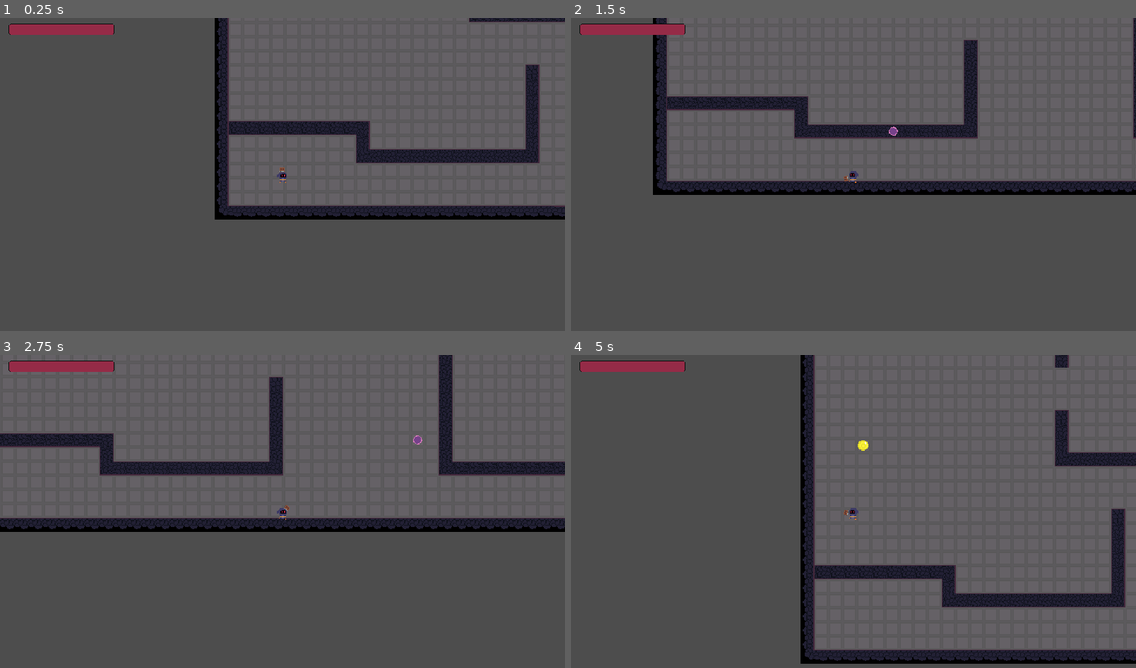
Above: before the commit, frames 1-4 (two rows, left to right).
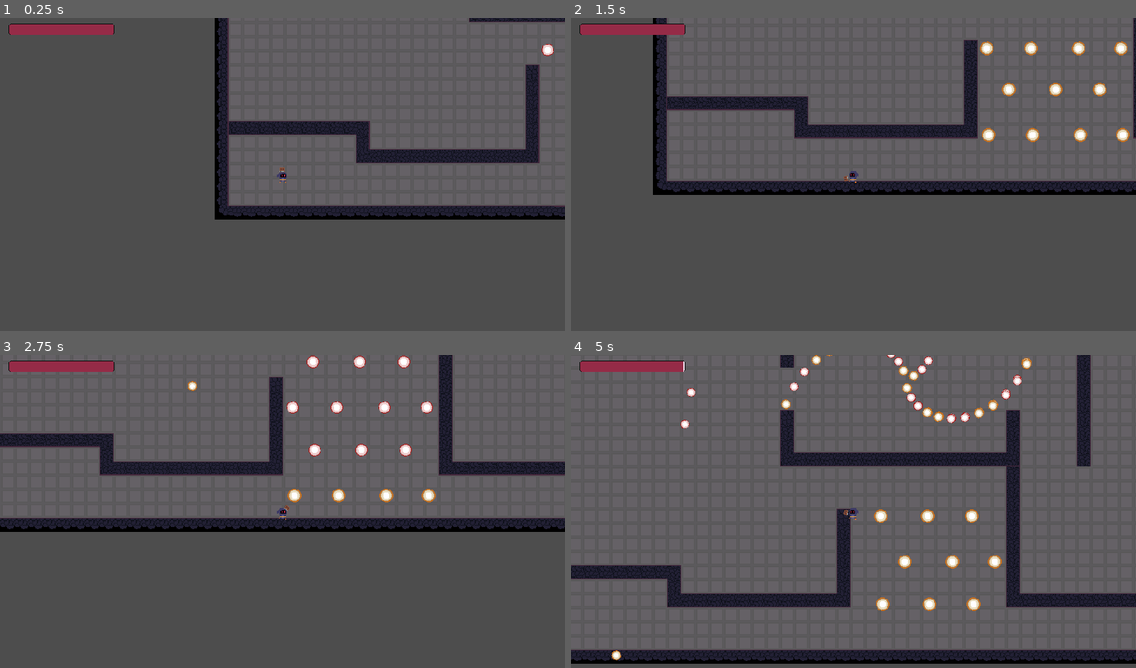
Above: after the commit, the same moments.

Repository: Arssin/Bullet_Hell_Jam
Game: Godot game, scene res://scenes/Level8.tscn
The game is run twice, just before and just after one commit, with the same random seed, the same clock (stepped at 60 frames per second) and the same inputs. This scene is started directly instead of the project's main scene.
Inputs (mouse positions are in pixels of both pictures, inside the frame that each line leads up to):
- Up to frame 1 (0.25 s): no input
- Up to frame 2 (1.5 s): move the mouse to (977, 161) at 0.52 s; hold D (move_right) 0.53-1.28 s; click (977, 161) at 0.6 s; move the mouse to (740, 193) at 1.27 s; hold S (move_down) from 1.28 s (still down); tap Space (dash) at 1.35 s
- Up to frame 3 (2.75 s): move the mouse to (339, 442) at 2.02 s; release S (move_down) at 2.03 s; hold D (move_right) from 2.03 s (still down); tap E (player_action) at 2.1 s
- Up to frame 4 (5 s): move the mouse to (825, 577) at 2.77 s; release D (move_right) at 2.78 s; hold W (move_up) 2.78-3.53 s; click (825, 577) at 2.85 s; move the mouse to (1023, 561) at 3.52 s; hold Left (move_left) from 3.53 s (still down); tap Space (dash) at 3.6 s; move the mouse to (684, 464) at 4.27 s; tap E (player_action) at 4.35 s

The runs differ from the first frame. In frame 1, less than 0.1% of the frame differs, in the area x 95-98%, y 8-13%; in frame 2, 0.9%; in frame 3, 1.1%; in frame 4, 36%, in the area x 0-100%, y 0-99%.

Commit message:
lvl 8 attacks

Diff:
--- a/scenes/Level8.tscn
+++ b/scenes/Level8.tscn
@@ -1,34 +1,251 @@
-[gd_scene load_steps=7 format=3 uid="uid://dgsi08p7qgqjs"]
+[gd_scene load_steps=24 format=3 uid="uid://dgsi08p7qgqjs"]
 
 [ext_resource type="PackedScene" uid="uid://df3rvcxvib2rc" path="res://scenes/map_creator.tscn" id="1_3pxwr"]
 [ext_resource type="Texture2D" uid="uid://12drxmspdss7" path="res://assets/tiles2.png" id="2_c3nwa"]
 [ext_resource type="PackedScene" uid="uid://dw3ba06ksdfaf" path="res://scenes/coin.tscn" id="3_m4swb"]
 [ext_resource type="PackedScene" uid="uid://bwofc6vedhbhe" path="res://scenes/player.tscn" id="4_h5188"]
+[ext_resource type="Script" path="res://addons/BulletUpHell/Nodes/BuHBulletProperties.gd" id="5_ftrch"]
+[ext_resource type="Script" path="res://addons/BulletUpHell/Bullet/BulletProps.gd" id="6_wswx6"]
+[ext_resource type="Script" path="res://addons/BulletUpHell/Nodes/BuHPattern.gd" id="7_srxp2"]
+[ext_resource type="Script" path="res://addons/BulletUpHell/SpawnPatterns/PatternOne.gd" id="8_1tuvx"]
+[ext_resource type="Script" path="res://addons/BulletUpHell/Nodes/BuHSpawnPoint.gd" id="9_mkk5r"]
 
 [sub_resource type="TileSetAtlasSource" id="TileSetAtlasSource_eqvpm"]
 texture = ExtResource("2_c3nwa")
 0:0/0 = 0
 0:0/0/physics_layer_0/linear_velocity = Vector2(0, 0)
 0:0/0/physics_layer_0/angular_velocity = 0.0
+0:0/0/physics_layer_0/polygon_0/points = PackedVector2Array(-8, -8, 8, -8, 8, 8, -8, 8)
 1:0/0 = 0
 1:0/0/physics_layer_0/linear_velocity = Vector2(0, 0)
 1:0/0/physics_layer_0/angular_velocity = 0.0
+1:0/0/physics_layer_0/polygon_0/points = PackedVector2Array(-8, -8, 8, -8, 8, 8, -8, 8)
 0:1/0 = 0
 0:1/0/physics_layer_0/linear_velocity = Vector2(0, 0)
 0:1/0/physics_layer_0/angular_velocity = 0.0
+0:1/0/physics_layer_0/polygon_0/points = PackedVector2Array(-8, -8, 8, -8, 8, 8, -8, 8)
 1:1/0 = 0
 1:1/0/physics_layer_0/linear_velocity = Vector2(0, 0)
 1:1/0/physics_layer_0/angular_velocity = 0.0
+1:1/0/physics_layer_0/polygon_0/points = PackedVector2Array(-8, -8, 8, -8, 8, 8, -8, 8)
 1:2/0 = 0
 1:2/0/physics_layer_0/linear_velocity = Vector2(0, 0)
 1:2/0/physics_layer_0/angular_velocity = 0.0
+1:2/0/physics_layer_0/polygon_0/points = PackedVector2Array(-8, -8, 8, -8, 8, 8, -8, 8)
 1:3/0 = 0
 1:3/0/physics_layer_0/linear_velocity = Vector2(0, 0)
 1:3/0/physics_layer_0/angular_velocity = 0.0
+1:3/0/physics_layer_0/polygon_0/points = PackedVector2Array(-8, -8, 8, -8, 8, 8, -8, 8)
 
 [sub_resource type="TileSet" id="TileSet_q2nep"]
 physics_layer_0/collision_layer = 1
 sources/2 = SubResource("TileSetAtlasSource_eqvpm")
+
+[sub_resource type="Curve2D" id="Curve2D_eitdi"]
+
+[sub_resource type="Curve" id="Curve_5unho"]
+
+[sub_resource type="Curve" id="Curve_jktfo"]
+
+[sub_resource type="PackedDataContainer" id="PackedDataContainer_l83de"]
+script = ExtResource("6_wswx6")
+anim_more = Array[Resource("res://addons/BulletUpHell/Bullet/animStates.gd")]([])
+damage = 1.0
+speed = 100.0
+scale = 0.7
+angle = 1.5504
+groups = PackedStringArray()
+spec_bounces = 0
+spec_no_collision = false
+spec_modulate_loop = 0.0
+spec_trail_length = 0.0
+spec_trail_width = 0.0
+spec_trail_modulate = Color(1, 1, 1, 1)
+spec_rotating_speed = 0.0
+death_after_time = 30.0
+death_outside_box = Rect2(0, 0, 0, 0)
+death_from_collision = true
+a_direction_equation = ""
+a_curve_movement = 0
+a_speed_multiplier = SubResource("Curve_5unho")
+a_speed_multi_iterations = 0
+a_speed_multi_scale = 0.0
+trigger_container = ""
+trigger_wait_for_shot = true
+homing_type = 0
+homing_target = NodePath("")
+homing_steer = 0.0
+homing_time_start = 0.0
+homing_duration = 999.0
+scale_multi_iterations = 0
+scale_multiplier = SubResource("Curve_jktfo")
+scale_multi_scale = 1.0
+r_randomisation_chances = 1.0
+r_speed_choice = PackedFloat32Array()
+r_speed_variation = Vector3(0, 0, 0)
+r_scale_choice = PackedFloat32Array()
+r_scale_variation = Vector3(0, 0, 0)
+r_angle_choice = PackedFloat32Array()
+r_angle_variation = Vector3(0, 0, 0)
+r_group_choice = []
+r_bounce_choice = PackedInt32Array()
+r_bounce_variation = Vector3(0, 0, 0)
+r_no_coll_chances = 0.0
+r_modulate_variation = Vector3(0, 0, 0)
+r_trail_length_variation = Vector3(0, 0, 0)
+r_trail_color_variation = Vector3(0, 0, 0)
+r_rotating_variation = Vector3(0, 0, 0)
+r_death_after_choice = PackedFloat32Array()
+r_death_after_variation = Vector3(0, 0, 0)
+r_death_outside_chances = 0.0
+r_dir_equation_choice = PackedStringArray()
+r_curve_choice = []
+r_speed_multi_curve_choice = []
+r_speed_multi_iter_variation = Vector3(0, 0, 0)
+r_speed_multi_scale_variation = Vector3(0, 0, 0)
+r_trigger_choice = PackedStringArray()
+r_wait_for_shot_chances = 0.0
+r_homing_target_choice = []
+r_special_target_choice = PackedStringArray()
+r_group_target_choice = PackedStringArray()
+r_pos_target_choice = PackedVector2Array()
+r_steer_choice = PackedFloat32Array()
+r_steer_variation = Vector3(0, 0, 0)
+r_homing_delay_choice = PackedFloat32Array()
+r_homing_delay_variation = Vector3(0, 0, 0)
+r_homing_dur_choice = PackedFloat32Array()
+r_homing_dur_variation = Vector3(0, 0, 0)
+r_scale_multi_curve_choice = []
+r_scale_multi_iter_variation = Vector3(0, 0, 0)
+r_scale_multi_scale_variation = Vector3(0, 0, 0)
+
+[sub_resource type="Curve2D" id="Curve2D_r4jwo"]
+
+[sub_resource type="NavigationPolygon" id="NavigationPolygon_xmymt"]
+resource_name = "PatternOne"
+source_geometry_group_name = &"navigation_polygon_source_group"
+script = ExtResource("8_1tuvx")
+bullet = "10"
+nbr = 1
+iterations = -1
+pattern_angle = 0.0
+pattern_angle_target = NodePath("")
+pattern_angle_mouse = false
+forced_angle = 0.0
+forced_target = NodePath("")
+forced_lookat_mouse = false
+forced_pattern_lookat = true
+cooldown_stasis = false
+cooldown_spawn = 1.0
+cooldown_shoot = 0.0
+cooldown_next_spawn = 0.0
+cooldown_next_shoot = 0.0
+wait_tween_momentum = 0
+wait_tween_length = 0.0
+wait_tween_time = 0.0
+
+[sub_resource type="Curve2D" id="Curve2D_52mhw"]
+
+[sub_resource type="Curve" id="Curve_poimu"]
+
+[sub_resource type="Curve" id="Curve_uroc0"]
+
+[sub_resource type="PackedDataContainer" id="PackedDataContainer_oxhfd"]
+script = ExtResource("6_wswx6")
+anim_more = Array[Resource("res://addons/BulletUpHell/Bullet/animStates.gd")]([])
+damage = 1.0
+speed = 100.0
+scale = 0.5
+angle = 0.0
+groups = PackedStringArray()
+spec_bounces = 0
+spec_no_collision = false
+spec_modulate_loop = 0.0
+spec_trail_length = 0.0
+spec_trail_width = 0.0
+spec_trail_modulate = Color(1, 1, 1, 1)
+spec_rotating_speed = 0.0
+death_after_time = 30.0
+death_outside_box = Rect2(0, 0, 0, 0)
+death_from_collision = true
+a_direction_equation = ""
+a_curve_movement = 0
+a_speed_multiplier = SubResource("Curve_poimu")
+a_speed_multi_iterations = 0
+a_speed_multi_scale = 0.0
+trigger_container = ""
+trigger_wait_for_shot = true
+homing_type = 0
+homing_target = NodePath("")
+homing_steer = 0.0
+homing_time_start = 0.0
+homing_duration = 999.0
+scale_multi_iterations = 0
+scale_multiplier = SubResource("Curve_uroc0")
+scale_multi_scale = 1.0
+r_randomisation_chances = 1.0
+r_speed_choice = PackedFloat32Array()
+r_speed_variation = Vector3(0, 0, 0)
+r_scale_choice = PackedFloat32Array()
+r_scale_variation = Vector3(0, 0, 0)
+r_angle_choice = PackedFloat32Array()
+r_angle_variation = Vector3(0, 0, 0)
+r_group_choice = []
+r_bounce_choice = PackedInt32Array()
+r_bounce_variation = Vector3(0, 0, 0)
+r_no_coll_chances = 0.0
+r_modulate_variation = Vector3(0, 0, 0)
+r_trail_length_variation = Vector3(0, 0, 0)
+r_trail_color_variation = Vector3(0, 0, 0)
+r_rotating_variation = Vector3(0, 0, 0)
+r_death_after_choice = PackedFloat32Array()
+r_death_after_variation = Vector3(0, 0, 0)
+r_death_outside_chances = 0.0
+r_dir_equation_choice = PackedStringArray()
+r_curve_choice = []
+r_speed_multi_curve_choice = []
+r_speed_multi_iter_variation = Vector3(0, 0, 0)
+r_speed_multi_scale_variation = Vector3(0, 0, 0)
+r_trigger_choice = PackedStringArray()
+r_wait_for_shot_chances = 0.0
+r_homing_target_choice = []
+r_special_target_choice = PackedStringArray()
+r_group_target_choice = PackedStringArray()
+r_pos_target_choice = PackedVector2Array()
+r_steer_choice = PackedFloat32Array()
+r_steer_variation = Vector3(0, 0, 0)
+r_homing_delay_choice = PackedFloat32Array()
+r_homing_delay_variation = Vector3(0, 0, 0)
+r_homing_dur_choice = PackedFloat32Array()
+r_homing_dur_variation = Vector3(0, 0, 0)
+r_scale_multi_curve_choice = []
+r_scale_multi_iter_variation = Vector3(0, 0, 0)
+r_scale_multi_scale_variation = Vector3(0, 0, 0)
+
+[sub_resource type="Curve2D" id="Curve2D_gn47r"]
+
+[sub_resource type="NavigationPolygon" id="NavigationPolygon_r4brn"]
+resource_name = "PatternOne"
+source_geometry_group_name = &"navigation_polygon_source_group"
+script = ExtResource("8_1tuvx")
+bullet = "11"
+nbr = 10
+iterations = -1
+pattern_angle = 0.0
+pattern_angle_target = NodePath("")
+pattern_angle_mouse = false
+forced_angle = 0.0
+forced_target = NodePath("")
+forced_lookat_mouse = false
+forced_pattern_lookat = true
+cooldown_stasis = false
+cooldown_spawn = 0.1
+cooldown_shoot = 0.0
+cooldown_next_spawn = 0.0
+cooldown_next_shoot = 0.0
+wait_tween_momentum = 0
+wait_tween_length = 0.0
+wait_tween_time = 0.0
 
 [node name="Level8" type="Node2D"]
 
@@ -39,19 +256,204 @@
 z_index = 1
 tile_set = SubResource("TileSet_q2nep")
 format = 2
-layer_0/tile_data = PackedInt32Array(1900552, 65538, 1610612 …(2666 unchanged characters)… 5538, 1610612737, 2031668, 2, 1610612737)
+layer_0/tile_data = PackedInt32Array(1900552, 65538, 1610612 …(2666 unchanged characters)… 5538, 1610612737, 2031668, 2, 1610612737, 196624, 65538, 1, 262160, 65538, 1, 327696, 65538, 1, 393232, 65538, 1, 458768, 65538, 1, 524304, 2, 1610612736, 524305, 65538, 1610612737, 524306, 65538, 1610612737, 524307, 65538, 1610612737, 524308, 65538, 1610612737, 524309, 65538, 1610612737, 524310, 65538, 1610612737, 524311, 65538, 1610612737, 524312, 65538, 0, 589848, 2, 1610612736)
 
 [node name="CoinsMainNode" type="Node2D" parent="."]
 position = Vector2(351, 320)
 
 [node name="Coin" parent="CoinsMainNode" instance=ExtResource("3_m4swb")]
-position = Vector2(-168, 8)
+position = Vector2(-165, -234)
 
 [node name="Coin2" parent="CoinsMainNode" instance=ExtResource("3_m4swb")]
-position = Vector2(186, -228)
+position = Vector2(-12, -228)
 
 [node name="Coin3" parent="CoinsMainNode" instance=ExtResource("3_m4swb")]
 position = Vector2(505, -209)
 
 [node name="Player" parent="." instance=ExtResource("4_h5188")]
 position = Vector2(189, 527)
+
+[node name="Lasers" type="Node2D" parent="."]
+
+[node name="BulletsLines" type="Node2D" parent="."]
+
+[node name="BulletPattern" type="Path2D" parent="BulletsLines"]
+curve = SubResource("Curve2D_eitdi")
+script = ExtResource("5_ftrch")
+id = "10"
+props = SubResource("PackedDataContainer_l83de")
+
+[node name="SpawnPattern" type="Path2D" parent="BulletsLines"]
+curve = SubResource("Curve2D_r4jwo")
+script = ExtResource("7_srxp2")
+id = "classic_pattern"
+pattern = SubResource("NavigationPolygon_xmymt")
+
+[node name="SpawnPoint" type="Node2D" parent="BulletsLines"]
+position = Vector2(489, 360)
+script = ExtResource("9_mkk5r")
+active = true
+auto_pattern_id = "classic_pattern"
+shared_area_name = "two"
+rotating_speed = 0.0
+pool_amount = 50
+auto_start_on_cam = true
+auto_start_after_time = 0.0
+auto_start_at_distance = 5.0
+auto_distance_from = NodePath("")
+trigger_container = NodePath("")
+
+[node name="SpawnPoint2" type="Node2D" parent="BulletsLines"]
+position = Vector2(513, 360)
+script = ExtResource("9_mkk5r")
+active = true
+auto_pattern_id = "classic_pattern"
+shared_area_name = "two"
+rotating_speed = 0.0
+pool_amount = 50
+auto_start_on_cam = false
+auto_start_after_time = 0.5
+auto_start_at_distance = 5.0
+auto_distance_from = NodePath("")
+trigger_container = NodePath("")
+
+[node name="SpawnPoint3" type="Node2D" parent="BulletsLines"]
+position = Vector2(539, 360)
+script = ExtResource("9_mkk5r")
+active = true
+auto_pattern_id = "classic_pattern"
+shared_area_name = "two"
+rotating_speed = 0.0
+pool_amount = 50
+auto_start_on_cam = true
+auto_start_after_time = 0.0
+auto_start_at_distance = 5.0
+auto_distance_from = NodePath("")
+trigger_container = NodePath("")
+
+[node name="SpawnPoint4" type="Node2D" parent="BulletsLines"]
+position = Vector2(566, 360)
+script = ExtResource("9_mkk5r")
+active = true
+auto_pattern_id = "classic_pattern"
+shared_area_name = "two"
+rotating_speed = 0.0
+pool_amount = 50
+auto_start_on_cam = false
+auto_start_after_time = 0.5
+auto_start_at_distance = 5.0
+auto_distance_from = NodePath("")
+trigger_container = NodePath("")
+
+[node name="SpawnPoint5" type="Node2D" parent="BulletsLines"]
+position = Vector2(593, 360)
+script = ExtResource("9_mkk5r")
+active = true
+auto_pattern_id = "classic_pattern"
+shared_area_name = "two"
+rotating_speed = 0.0
+pool_amount = 50
+auto_start_on_cam = true
+auto_start_after_time = 0.0
+auto_start_at_distance = 5.0
+auto_distance_from = NodePath("")
+trigger_container = NodePath("")
+
+[node name="SpawnPoint6" type="Node2D" parent="BulletsLines"]
+position = Vector2(616, 360)
+script = ExtResource("9_mkk5r")
+active = true
+auto_pattern_id = "classic_pattern"
+shared_area_name = "two"
+rotating_speed = 0.0
+pool_amount = 50
+auto_start_on_cam = false
+auto_start_after_time = 0.5
+auto_start_at_distance = 5.0
+auto_distance_from = NodePath("")
+trigger_container = NodePath("")
+
+[node name="SpawnPoint7" type="Node2D" parent="BulletsLines"]
+position = Vector2(641, 360)
+script = ExtResource("9_mkk5r")
+active = true
+auto_pattern_id = "classic_pattern"
+shared_area_name = "two"
+rotating_speed = 0.0
+pool_amount = 50
+auto_start_on_cam = true
+auto_start_after_time = 0.0
+auto_start_at_distance = 5.0
+auto_distance_from = NodePath("")
+trigger_container = NodePath("")
+
+[node name="BulletsMiddle" type="Node2D" parent="."]
+position = Vector2(542, 253)
+
+[node name="BulletPattern" type="Path2D" parent="BulletsMiddle"]
+position = Vector2(-542, -253)
+curve = SubResource("Curve2D_52mhw")
+script = ExtResource("5_ftrch")
+id = "11"
+props = SubResource("PackedDataContainer_oxhfd")
+
+[node name="SpawnPattern" type="Path2D" parent="BulletsMiddle"]
+curve = SubResource("Curve2D_gn47r")
+script = ExtResource("7_srxp2")
+id = "pattern_mid"
+pattern = SubResource("NavigationPolygon_r4brn")
+
+[node name="SpawnPoint" type="Node2D" parent="BulletsMiddle"]
+script = ExtResource("9_mkk5r")
+active = true
+auto_pattern_id = "pattern_mid"
+shared_area_name = "two"
+rotating_speed = 0.02
+pool_amount = 50
+auto_start_on_cam = true
+auto_start_after_time = 0.0
+auto_start_at_distance = 5.0
+auto_distance_from = NodePath("")
+trigger_container = NodePath("")
+
+[node name="SpawnPoint3" type="Node2D" parent="BulletsMiddle"]
+rotation = 1.80467
+script = ExtResource("9_mkk5r")
+active = true
+auto_pattern_id = "pattern_mid"
+shared_area_name = "two"
+rotating_speed = 0.02
+pool_amount = 50
+auto_start_on_cam = true
+auto_start_after_time = 0.0
+auto_start_at_distance = 5.0
+auto_distance_from = NodePath("")
+trigger_container = NodePath("")
+
+[node name="SpawnPoint2" type="Node2D" parent="BulletsMiddle"]
+rotation = -1.40499
+script = ExtResource("9_mkk5r")
+active = true
+auto_pattern_id = "pattern_mid"
+shared_area_name = "two"
+rotating_speed = 0.02
+pool_amount = 50
+auto_start_on_cam = true
+auto_start_after_time = 0.0
+auto_start_at_distance = 5.0
+auto_distance_from = NodePath("")
+trigger_container = NodePath("")
+
+[node name="SpawnPoint4" type="Node2D" parent="BulletsMiddle"]
+rotation = -4.46455
+script = ExtResource("9_mkk5r")
+active = true
+auto_pattern_id = "pattern_mid"
+shared_area_name = "two"
+rotating_speed = 0.02
+pool_amount = 50
+auto_start_on_cam = true
+auto_start_after_time = 0.0
+auto_start_at_distance = 5.0
+auto_distance_from = NodePath("")
+trigger_container = NodePath("")
